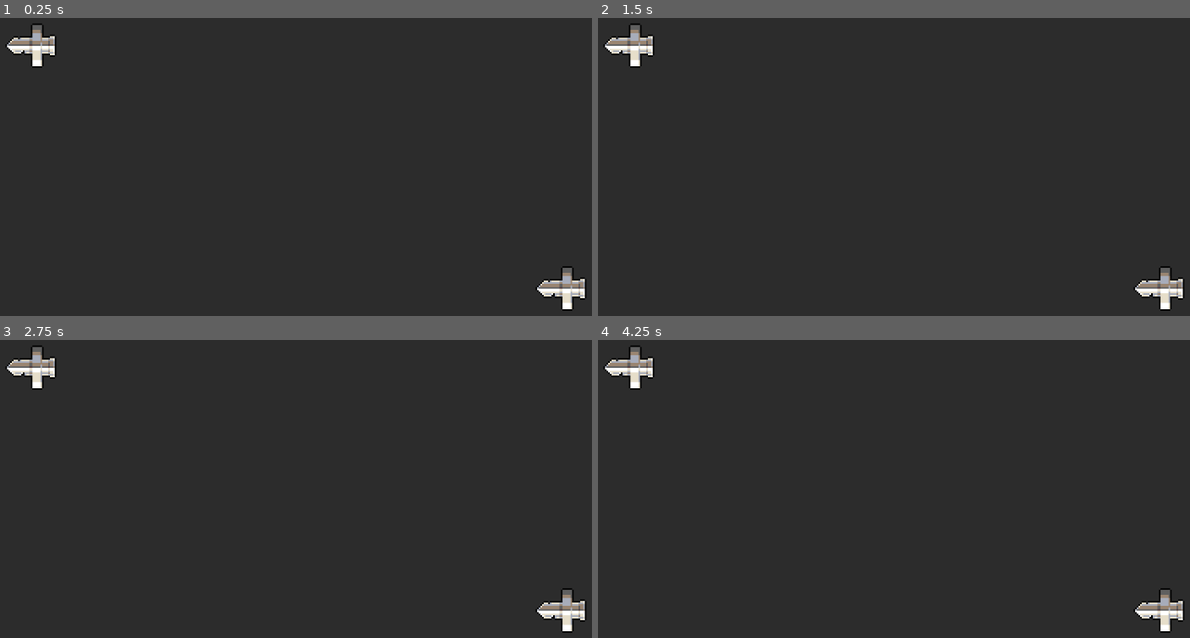
Above: before the commit, frames 1-4 (two rows, left to right).
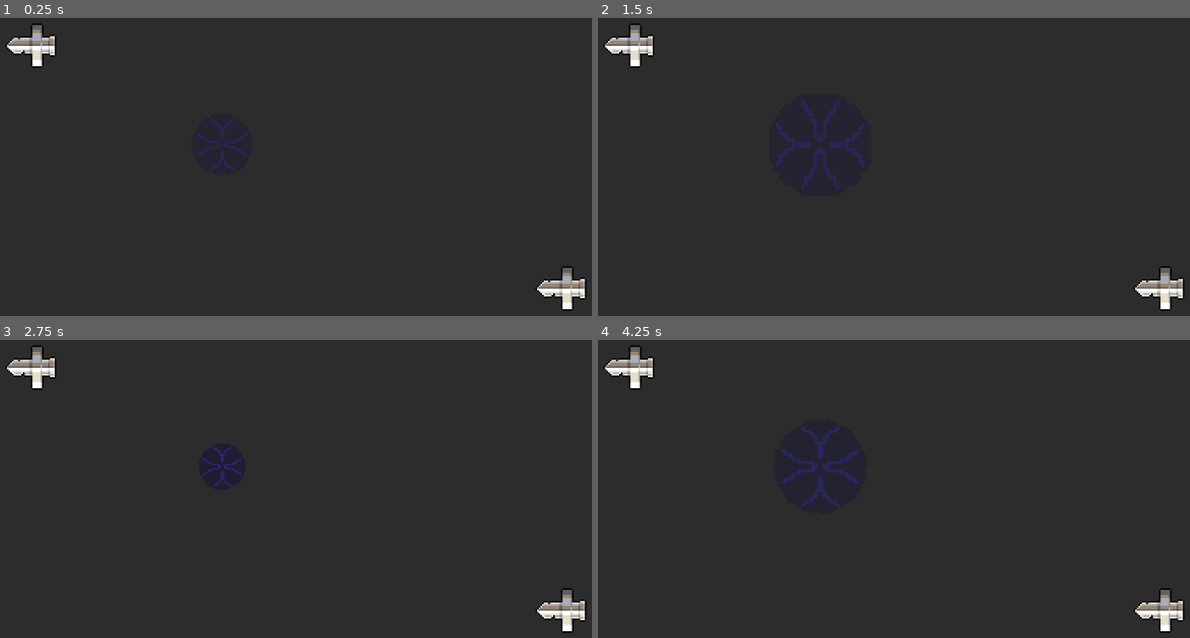
Above: after the commit, the same moments.

Repository: Lertos/last-feller-alive
Game: Godot game, scene res://main.tscn
Two runs of this game, one before a commit and one after it. Both use one fixed random seed, a clock stepped at 60 frames per second and the inputs below. This scene is started directly instead of the project's main scene.
Inputs:
- Up to frame 1 (0.25 s): no input
- Up to frame 2 (1.5 s): hold D (right) 0.53-1.28 s; tap Space (dash) at 0.6 s; hold S (down) from 1.28 s (still down); tap Q (death) at 1.35 s
- Up to frame 3 (2.75 s): release S (down) at 2.03 s; hold D (right) from 2.03 s (still down); tap E (hurt) at 2.1 s
- Up to frame 4 (4.25 s): tap Enter at 2.75 s; release D (right) at 2.78 s; hold W (up) 2.78-3.53 s; tap Space (dash) at 2.85, 3.5 s; hold A (left) from 3.53 s (still down); tap Q (death) at 3.6 s

The runs differ from the first frame. In frame 1, 0.3% of the frame differs, in the area x 33-42%, y 33-52%; in frame 2, 0.8%, in the area x 30-45%, y 27-58%; in frame 3, 0.2%; in frame 4, 0.7%.

Commit message:
Adding gravity fields - base setup

Diff:
--- /dev/null
+++ b/gravity_field.gd
@@ -0,0 +1,17 @@
+extends Node2D
+
+
+func _ready():
+	var tween = $BG.create_tween().set_loops()
+	tween.tween_property($BG, "rotation", TAU, 3).as_relative()
+
+	var tween3 = $FG.create_tween().set_loops()
+	tween3.tween_property($FG, "rotation", TAU, 1).as_relative()
+
+	var tween2 = self.create_tween().set_loops()
+	tween2.tween_property(self, "scale", Vector2(6,6), 1.5)
+	tween2.tween_property(self, "scale", Vector2(2,2), 1.5)
+
+	var tween5 = self.create_tween().set_loops()
+	tween5.tween_property(self, "modulate", Color.html("#ffffff92"), 1.5)
+	tween5.tween_property(self, "modulate", Color.html("#ffffff"), 1.5)
--- /dev/null
+++ b/gravity_field.tscn
@@ -0,0 +1,26 @@
+[gd_scene load_steps=5 format=3 uid="uid://uiuhlbivwavs"]
+
+[ext_resource type="Script" path="res://gravity_field.gd" id="1_35cwa"]
+[ext_resource type="Texture2D" uid="uid://dkq8o4w6ty6ot" path="res://assets/gravity_field_base.png" id="2_lr5uy"]
+[ext_resource type="Texture2D" uid="uid://bw1a3xrw0b1ie" path="res://assets/gravity_field_fg_2.png" id="4_unr8c"]
+
+[sub_resource type="CircleShape2D" id="CircleShape2D_iu557"]
+radius = 15.6702
+
+[node name="Node2D" type="Node2D"]
+modulate = Color(1, 1, 1, 0.572549)
+scale = Vector2(3, 3)
+script = ExtResource("1_35cwa")
+
+[node name="BG" type="Sprite2D" parent="."]
+modulate = Color(1, 1, 1, 0.352941)
+texture = ExtResource("2_lr5uy")
+
+[node name="FG" type="Sprite2D" parent="."]
+modulate = Color(1, 1, 1, 0.745098)
+texture = ExtResource("4_unr8c")
+
+[node name="Area2D" type="Area2D" parent="."]
+
+[node name="CollisionShape2D" type="CollisionShape2D" parent="Area2D"]
+shape = SubResource("CircleShape2D_iu557")
--- a/main.tscn
+++ b/main.tscn
@@ -1,9 +1,10 @@
-[gd_scene load_steps=5 format=3 uid="uid://gafs07waarae"]
+[gd_scene load_steps=6 format=3 uid="uid://gafs07waarae"]
 
 [ext_resource type="PackedScene" uid="uid://emvstyxbefry" path="res://scenes/wall.tscn" id="1_s44hn"]
 [ext_resource type="Script" path="res://scripts/arena_manager.gd" id="1_uqrx8"]
 [ext_resource type="PackedScene" uid="uid://bhxcj18y22e7c" path="res://scenes/cannon.tscn" id="2_lb7vj"]
 [ext_resource type="Script" path="res://scenes/cannons.gd" id="2_mstii"]
+[ext_resource type="PackedScene" uid="uid://uiuhlbivwavs" path="res://gravity_field.tscn" id="5_10eho"]
 
 [node name="Node2D" type="Node2D"]
 script = ExtResource("1_uqrx8")
@@ -29,6 +30,9 @@
 
 [node name="Walls" type="Node2D" parent="."]
 
+[node name="Node2D" parent="." instance=ExtResource("5_10eho")]
+position = Vector2(558, 353)
+
 [node name="Players" type="Node2D" parent="."]
 
 [node name="Bullets" type="Node2D" parent="."]
Binary file added: assets/gravity_field.aseprite
Binary file added: assets/gravity_field.png
Not shown, added: assets/gravity_field.png.import
Binary file added: assets/gravity_field_base.png
Not shown, added: assets/gravity_field_base.png.import
Binary file added: assets/gravity_field_fg_1.png
Not shown, added: assets/gravity_field_fg_1.png.import
Binary file added: assets/gravity_field_fg_2.png
Not shown, added: assets/gravity_field_fg_2.png.import
Not shown, added: gra5574.tmp
